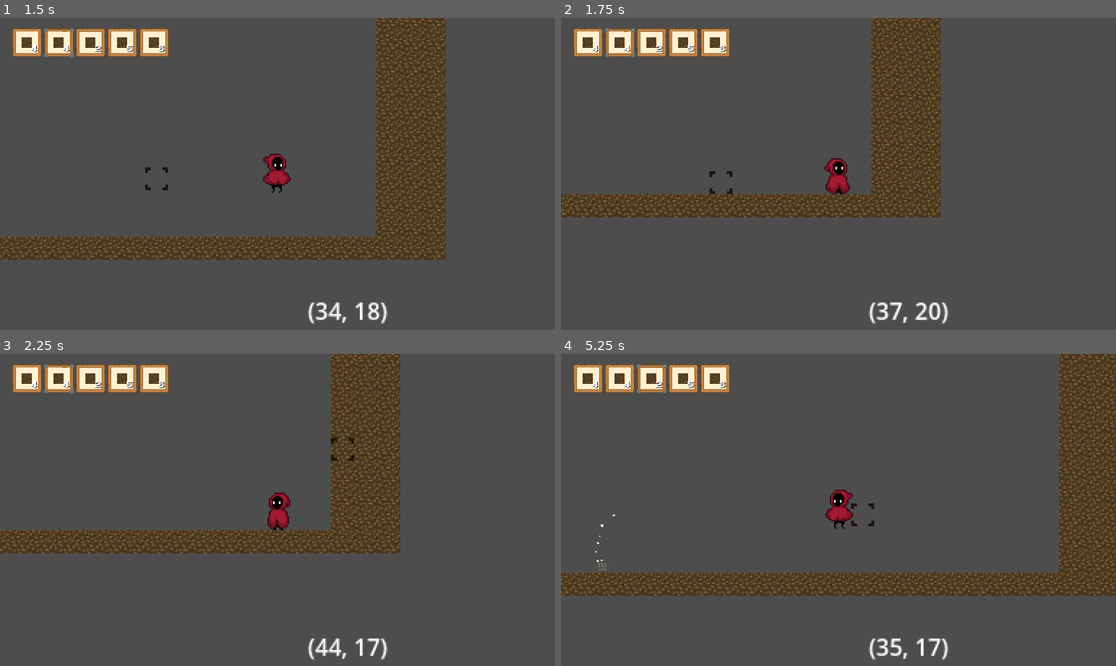
Above: before the commit, frames 1-4 (two rows, left to right).
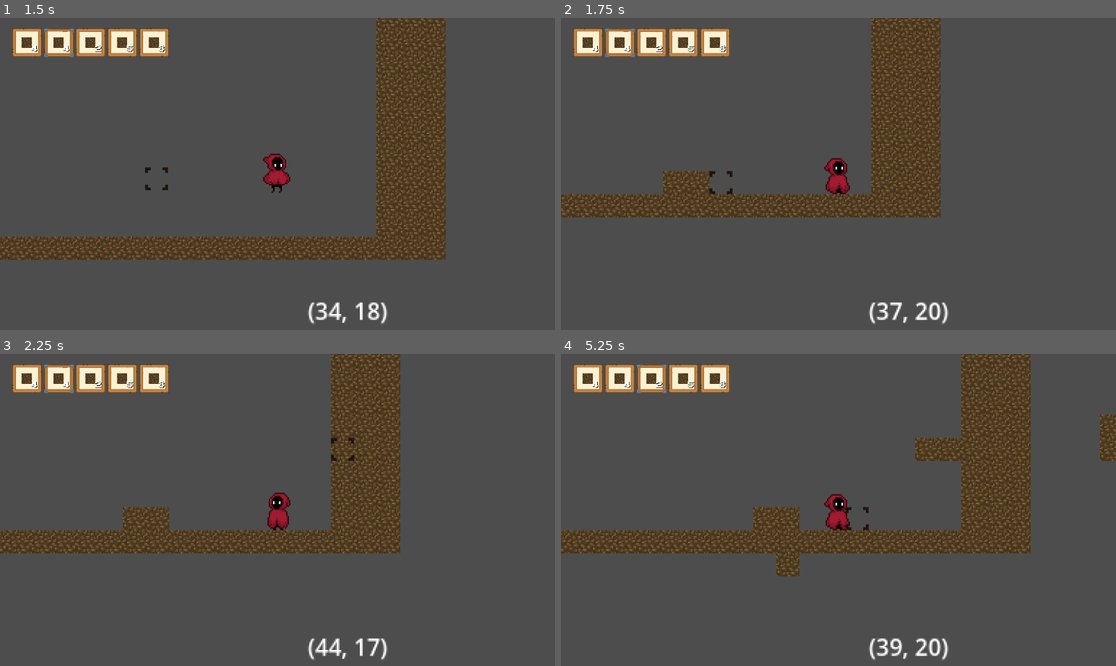
Above: after the commit, the same moments.

Repository: Emanuel-Oliveira-da-Silva/in-the-land
Game: Godot game, scene res://test_level.tscn
The game is run twice, just before and just after one commit, with the same random seed, the same clock (stepped at 60 frames per second) and the same inputs. The project has no main scene, so this scene is started directly.
Inputs (mouse positions are in pixels of both pictures, inside the frame that each line leads up to):
- Up to frame 1 (1.5 s): tap Enter (ui_accept) at 0.5, 0.77 s; move the mouse to (399, 158) at 0.52 s; hold D (right) from 0.53 s (still down); tap Mouse wheel down (Mouse_scroll_down) at 0.6 s; tap Mouse wheel up (mouse_scroll_up) at 0.8, 1.35 s; move the mouse to (166, 189) at 1.27 s
- Up to frame 2 (1.75 s): keep holding D (right); tap Enter (ui_accept) at 1.52 s; right-click (727, 189) at 1.55 s
- Up to frame 3 (2.25 s): move the mouse to (333, 441) at 2.02 s; release D (right) at 2.03 s; hold A (left) from 2.03 s (still down); hold Right mouse button (right_click) from 2.03 s (still down)
- Up to frame 4 (5.25 s): tap Mouse wheel down (Mouse_scroll_down) at 2.3, 2.85, 4.55 s; move the mouse to (810, 572) at 2.77 s; release A (left) at 2.78 s; release Right mouse button (right_click) at 2.78 s; hold D (right) 2.78-4.28 s; tap Enter (ui_accept) at 3.02, 3.77, 4.52 s; tap Mouse wheel up (mouse_scroll_up) at 3.05, 5.1 s; move the mouse to (1005, 556) at 3.52 s; hold Shift (Shift) 3.53-4.28 s; right-click (1005, 556) at 3.8 s; move the mouse to (672, 463) at 4.27 s; hold A (left) 4.28-5.03 s; click (672, 463) at 4.35 s; move the mouse to (866, 510) at 5.02 s; hold D (right) from 5.03 s (still down)

Frame 1 is identical in both runs. In frame 2, 0.6% of the frame differs, in the area x 18-27%, y 48-57%; in frame 3, 0.6%; in frame 4, 30%, in the area x 0-100%, y 0-97%.

Commit message:
mecanicas de poner y romper bloques

Diff:
--- a/Inventory/Items/Block.gd
+++ b/Inventory/Items/Block.gd
@@ -3,3 +3,7 @@
 
 @export var Source_ID : int
 @export var Atlas_coord : Vector2i
+
+func use():
+
+	return true
--- a/Inventory/Items/Block/Dirt_Block.tres
+++ b/Inventory/Items/Block/Dirt_Block.tres
@@ -11,7 +11,7 @@
 [resource]
 script = ExtResource("1_0wtde")
 Source_ID = 0
-Atlas_coord = Vector2i(0, 0)
+Atlas_coord = Vector2i(2, 0)
 name = "Dirt Block"
 texture = SubResource("AtlasTexture_53103")
 stack = 10
--- a/Inventory/Items/Item.gd
+++ b/Inventory/Items/Item.gd
@@ -4,3 +4,6 @@
 @export var name : String = ""
 @export var texture : AtlasTexture
 @export var stack : int
+
+func use():
+	pass
--- a/Inventory/hotbar.gd
+++ b/Inventory/hotbar.gd
@@ -32,11 +32,9 @@
 	selector.global_position = slots[index].global_position
 
 func move_selector_to_right():
-	print("A")
 	equipped_item_index = (equipped_item_index + 1) % slots.size()
 	selector.global_position = slots[equipped_item_index].global_position
 
 func move_selector_to_left():
-	print("E")
 	equipped_item_index = (equipped_item_index - 1 + slots.size()) % slots.size()
 	selector.global_position = slots[equipped_item_index].global_position
--- a/Scripts/map/Tile_map.gd
+++ b/Scripts/map/Tile_map.gd
@@ -31,7 +31,6 @@
 		cursor_on_block.emit(false)
 		emited = true
 
-
 var last_block
 
 func scrape_block(data):
@@ -59,3 +58,8 @@
 				drop.slotRes.amount = amount
 				add_sibling(drop)
 				drop.global_position = map_to_local(prev_mouse_pos)
+
+func place_block(source_id : int, atlas_coords : Vector2i):
+	if get_cell_tile_data(0,prev_mouse_pos): return
+
+	set_cell(0,prev_mouse_pos,source_id,atlas_coords)
--- a/State Machines/Player/Idle_hand.gd
+++ b/State Machines/Player/Idle_hand.gd
@@ -3,3 +3,6 @@
 func unhandled_input(event):
 	if Input.is_action_just_pressed("left_click"):
 		state_machine.change_to("Hand_Swing")
+
+	if Input.is_action_pressed("right_click"):
+		state_machine.change_to("Use")
--- a/State Machines/Player/Use_hand.gd
+++ b/State Machines/Player/Use_hand.gd
@@ -1 +1,12 @@
 extends StateBase
+
+func start():
+	var item : Inv_Item = controlled_node.inventory.slots[controlled_node.hotbar.equipped_item_index].item
+	var slot : Inv_Slot = controlled_node.inventory.slots[controlled_node.hotbar.equipped_item_index]
+
+	if item is Inv_Block:
+		var atlas_coords : Vector2i = item.Atlas_coord
+		var Source_ID : int = item.Source_ID
+
+		controlled_node.tilemap.place_block(Source_ID,atlas_coords)
+	state_machine.change_to("Hand_Idle")
